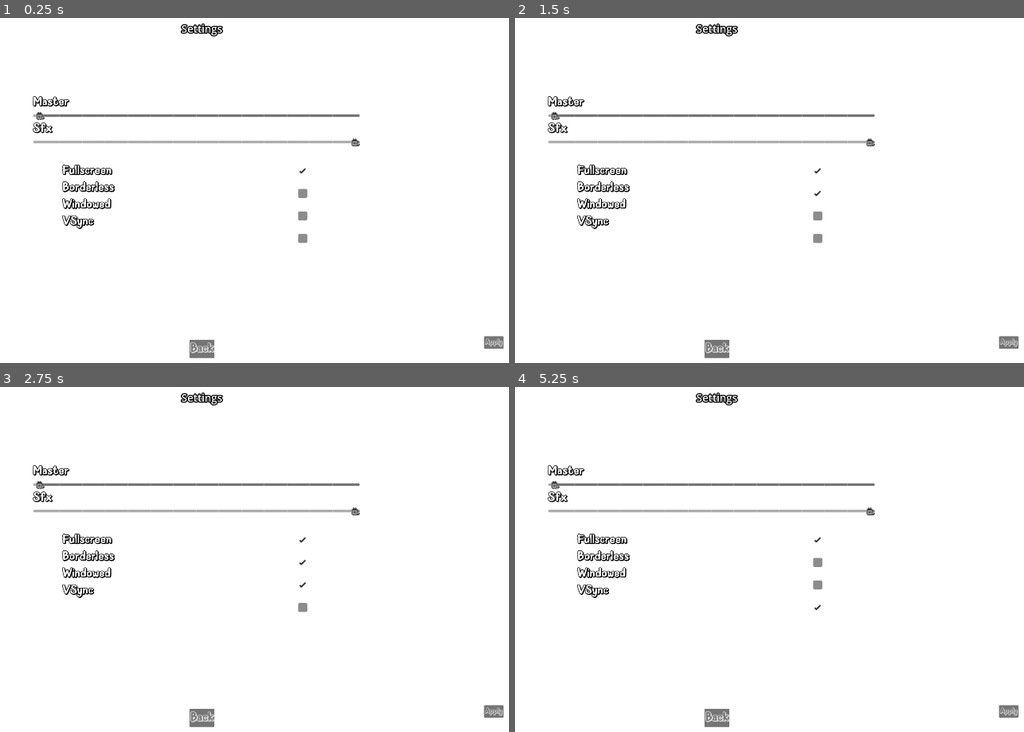
Above: before the commit, frames 1-4 (two rows, left to right).
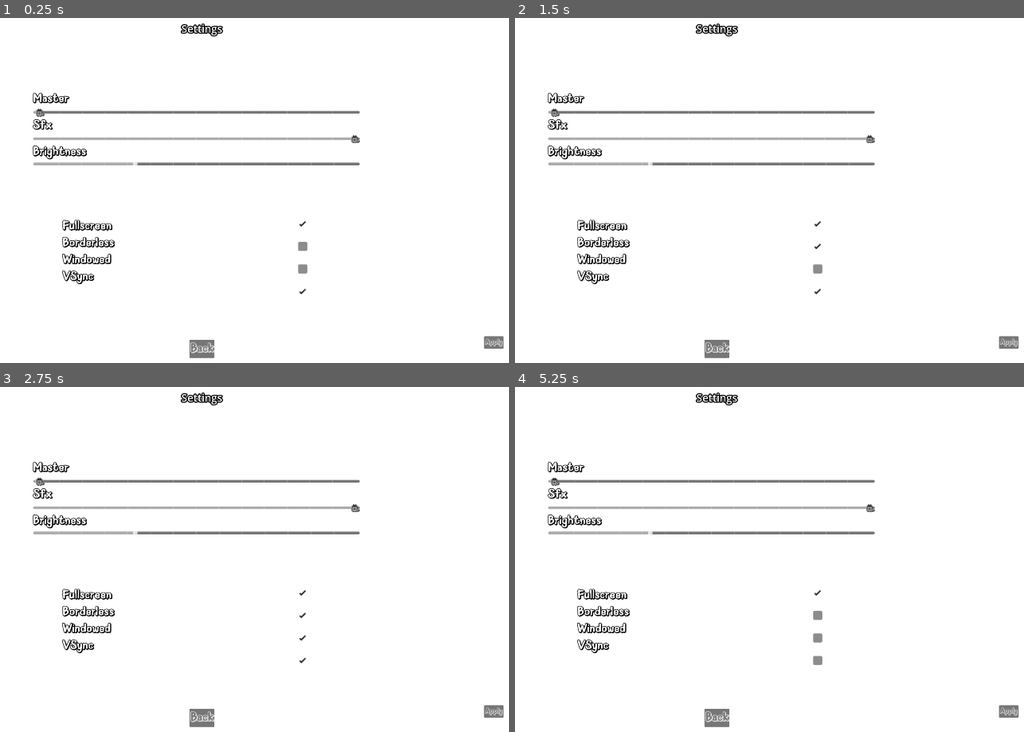
Above: after the commit, the same moments.

Repository: Wpan0n/_HiddenPaws_
Game: Godot game, scene res://scences/options_menu.tscn
Two runs of this game, one before a commit and one after it. Both use one fixed random seed, a clock stepped at 60 frames per second and the inputs below. This scene is started directly instead of the project's main scene.
Inputs (mouse positions are in pixels of both pictures, inside the frame that each line leads up to; where the layout moved, square brackets give the same spot in the first picture):
- Up to frame 1 (0.25 s): no input
- Up to frame 2 (1.5 s): click "Apply" at 0.5 s; click (815, 245) [815, 193] at 1.25 s
- Up to frame 3 (2.75 s): click (300, 638) [300, 583] at 2 s
- Up to frame 4 (5.25 s): click (815, 659) [815, 607] at 2.75 s; click "Apply" at 3.5 s; click (815, 614) [815, 562] at 4.25 s; click (815, 638) [815, 583] at 5 s

The runs differ from the first frame. In frame 1, 4.5% of the frame differs, in the area x 6-71%, y 21-81%; in frame 2, 4.4%; in frame 3, 4.3%; in frame 4, 4.5%.

Commit message:
Added Brightness function
added brightness function and made a portable template for brightness in environments

Diff:
--- a/Scripts/options_menu.gd
+++ b/Scripts/options_menu.gd
@@ -82,3 +82,7 @@
 		DisplayServer.window_set_mode(DisplayServer.WINDOW_MODE_WINDOWED)
 	else:
 		DisplayServer.window_set_mode(DisplayServer.WINDOW_MODE_WINDOWED)
+
+
+func _on_brightness_slider_value_changed(value):
+	GlobalWorldEnvironment.environment.adjustment_brightness = value
--- /dev/null
+++ b/global/Brightness.tscn
@@ -0,0 +1,8 @@
+[gd_scene load_steps=2 format=3 uid="uid://6oahdj4ubmgv"]
+
+[sub_resource type="Environment" id="Environment_fa74v"]
+background_mode = 3
+adjustment_enabled = true
+
+[node name="WorldEnvironment" type="WorldEnvironment"]
+environment = SubResource("Environment_fa74v")
--- /dev/null
+++ b/global/world_environment.tscn
@@ -0,0 +1,8 @@
+[gd_scene load_steps=2 format=3 uid="uid://bcfw6pmoceww4"]
+
+[sub_resource type="Environment" id="Environment_fa74v"]
+background_mode = 3
+adjustment_enabled = true
+
+[node name="WorldEnvironment" type="WorldEnvironment"]
+environment = SubResource("Environment_fa74v")
--- a/project.godot
+++ b/project.godot
@@ -18,6 +18,7 @@
 [autoload]
 
 AudioPlayer="*res://Global/audio_player.tscn"
+GlobalWorldEnvironment="*res://world_environment.tscn"
 
 [display]
 
--- /dev/null
+++ b/scences/BrightnessSlider.gd
@@ -0,0 +1 @@
+extends HSlider
--- a/scences/options_menu.tscn
+++ b/scences/options_menu.tscn
@@ -1,9 +1,10 @@
-[gd_scene load_steps=7 format=3 uid="uid://3vsfi5k0puw0"]
+[gd_scene load_steps=8 format=3 uid="uid://3vsfi5k0puw0"]
 
 [ext_resource type="FontFile" uid="uid://c2ep0aaegexyu" path="res://assets/fonts/Nabana-ShadowBold - DEMO.ttf" id="1_3yxio"]
 [ext_resource type="Script" path="res://Scripts/options_menu.gd" id="1_s0d8h"]
 [ext_resource type="Texture2D" uid="uid://d1aslvpnqdwtf" path="res://assets/image-256x254-removebg-preview (1) (3).png" id="3_kumj3"]
 [ext_resource type="Script" path="res://Scripts/AudioOptions.gd" id="3_ssu5k"]
+[ext_resource type="Script" path="res://Scences/BrightnessSlider.gd" id="5_c25o4"]
 [ext_resource type="Theme" uid="uid://bbvq4quc60gam" path="res://assets/themes/Default_Theme.tres" id="5_ugnno"]
 
 [sub_resource type="SystemFont" id="SystemFont_vh322"]
@@ -67,9 +68,9 @@
 anchor_right = 1.0
 anchor_bottom = 0.5
 offset_left = 451.0
-offset_top = -306.0
+offset_top = -316.0
 offset_right = -484.0
-offset_bottom = -150.0
+offset_bottom = -76.0
 grow_horizontal = 2
 grow_vertical = 2
 
@@ -103,6 +104,23 @@
 step = 0.05
 tick_count = 15
 
+[node name="BrightnessLabel" type="Label" parent="AudioOptions/VBoxContainer"]
+layout_mode = 2
+theme_override_colors/font_color = Color(0, 0, 0, 1)
+theme_override_fonts/font = ExtResource("1_3yxio")
+theme_override_font_sizes/font_size = 32
+text = "Brightness"
+
+[node name="BrightnessSlider" type="HSlider" parent="AudioOptions/VBoxContainer"]
+layout_mode = 2
+size_flags_vertical = 8
+min_value = 0.05
+max_value = 1.5
+step = 0.01
+value = 0.5
+tick_count = 15
+script = ExtResource("5_c25o4")
+
 [node name="Apply" type="Button" parent="AudioOptions"]
 layout_mode = 1
 anchors_preset = 3
@@ -148,9 +166,9 @@
 anchor_right = 1.0
 anchor_bottom = 0.5
 offset_left = -672.0
-offset_top = -71.0
+offset_top = 69.0
 offset_right = -656.0
-offset_bottom = -3.0
+offset_bottom = 176.0
 grow_horizontal = 0
 grow_vertical = 2
 scale = Vector2(2, 2)
@@ -172,6 +190,7 @@
 [node name="VSync" type="CheckBox" parent="Checks"]
 layout_mode = 2
 theme = ExtResource("5_ugnno")
+button_pressed = true
 
 [node name="VBoxContainer" type="VBoxContainer" parent="."]
 layout_mode = 1
@@ -179,9 +198,9 @@
 anchor_top = 0.5
 anchor_bottom = 0.5
 offset_left = 540.0
-offset_top = -74.0
+offset_top = 68.0
 offset_right = 694.0
-offset_bottom = 75.0
+offset_bottom = 270.0
 grow_vertical = 2
 
 [node name="FullScreenLabel" type="Label" parent="VBoxContainer"]
@@ -217,6 +236,7 @@
 
 [connection signal="mouse_exited" from="AudioOptions/VBoxContainer/MasterSlider" to="AudioOptions" method="_on_master_slider_mouse_exited"]
 [connection signal="mouse_exited" from="AudioOptions/VBoxContainer/SfxSlider" to="AudioOptions" method="_on_sfx_slider_mouse_exited"]
+[connection signal="value_changed" from="AudioOptions/VBoxContainer/BrightnessSlider" to="." method="_on_brightness_slider_value_changed"]
 [connection signal="pressed" from="AudioOptions/Apply" to="." method="_on_apply_pressed"]
 [connection signal="pressed" from="Back_Button" to="." method="_on_back_button_pressed"]
 [connection signal="toggled" from="Checks/Fullscreen" to="." method="_on_fullscreen_toggled"]
--- /dev/null
+++ b/world_environment.tscn
@@ -0,0 +1,8 @@
+[gd_scene load_steps=2 format=3 uid="uid://ye8kjhn5fn68"]
+
+[sub_resource type="Environment" id="Environment_fa74v"]
+background_mode = 3
+adjustment_enabled = true
+
+[node name="WorldEnvironment" type="WorldEnvironment"]
+environment = SubResource("Environment_fa74v")
Binary file added: assets/brightness.png
Not shown, added: assets/brightness.png.import
